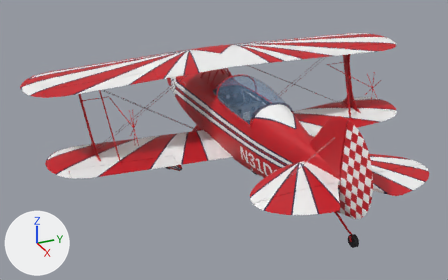
The glTF model unity/Assets/_Project/Resources/Models/pitts-s2b-like/pitts-s2b-like-own.glb, before and after one commit.
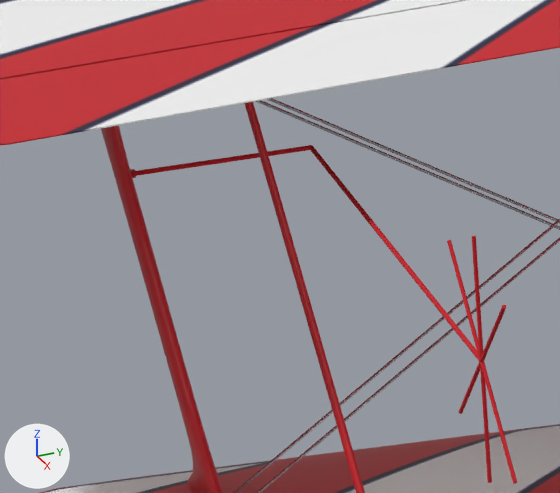
The first picture shows the older version from a camera (50 mm lens) standing at (8.43, -3.79, 3.45) and looking at (0.84, -0.38, -0.34). The close-ups show the older and then the newer version on the part from 14% to 32% of the width and 27% to 53% of the height of that picture. Only the edits that show in the close-ups are written down. The axes (+X, +Y, +Z) are drawn at lower left. The lights are the same throughout.

The scene before the commit, as lines of its bpy script (objects in view):
```python
me_sight_l_fitting = bpy.data.meshes.new('Sight_L_Fitting')
me_sight_l_fitting.from_pydata(...)  # a 16-sided cylinder along y spanning x 0.061..0.079, y -2.2454..-2.2253, z 0.2916..0.3096
me_sight_l_fitting.materials.append(mat_sight_red)  # red #c81823
me_sight_l_support0 = bpy.data.meshes.new('Sight_L_Support0')
me_sight_l_support0.from_pydata(...)  # a 16-sided cylinder along y spanning x 0.065..0.075, y -2.225..-1.852, z 0.296..0.306
me_sight_l_support0.materials.append(mat_sight_red)  # red #c81823
me_sight_l_support1 = bpy.data.meshes.new('Sight_L_Support1')
me_sight_l_support1.from_pydata(...)  # a 16-sided cylinder along x spanning x 0.07..1.314, y -1.857..-1.847, z 0.296..0.306
me_sight_l_support1.materials.append(mat_sight_red)  # red #c81823
me_strut_interplane = bpy.data.meshes.new('Strut_Interplane')
me_strut_interplane.from_pydata(...)  # 1000 vertices, 1992 faces; spans x -0.34..0.67, y -2.3..2.3, z -0.41..0.57
me_strut_interplane.materials.append(mat_paint_red)  # red #c81824
ob_sight_l_fitting = bpy.data.objects.new('Sight_L_Fitting', me_sight_l_fitting)
ob_sight_l_fitting.location = (0.0, 0.0, 0.0)
ob_sight_l_support0 = bpy.data.objects.new('Sight_L_Support0', me_sight_l_support0)
ob_sight_l_support0.location = (0.0, 0.0, 0.0)
ob_sight_l_support1 = bpy.data.objects.new('Sight_L_Support1', me_sight_l_support1)
ob_sight_l_support1.location = (0.0, 0.0, 0.0)
ob_strut_interplane = bpy.data.objects.new('Strut_Interplane', me_strut_interplane)
ob_strut_interplane.location = (0.0, 0.0, 0.0)
# also in view: 'Sight_L_Minus45' at (1.31, -1.85, 0.3); 'Wire_Bracing' at (1.36, 0.0, 0.01); 'Strut_Slave_L' at (0.49, -1.98, 0.07); 'Sight_L_Vertical' at (1.31, -1.85, 0.3); 'Aileron_UL' at (0.4, -2.0, 0.58)
```
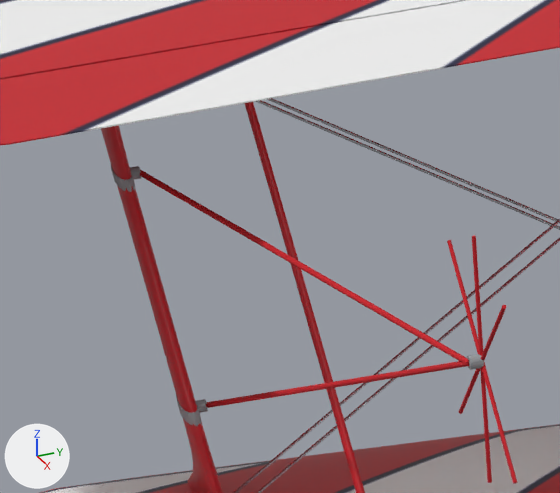
Location of each change, (x1, y1, x2, y2) in pixels of the close-ups (560 x 493 px):
'Sight_L_Main_Tube', added
    after: (140, 170, 469, 364)
'Sight_L_Brace_Tube', added
    after: (206, 361, 469, 408)
'Sight_L_Support1', deleted
    before: (309, 145, 480, 362)
'Sight_L_Support0', deleted
    before: (136, 145, 311, 176)
'Sight_L_Brace_Clamp_Fitting', added
    after: (176, 395, 201, 426)
'Sight_L_Main_Clamp_Fitting', added
    after: (111, 165, 135, 192)
'Sight_L_Hub_Fitting', added
    after: (467, 354, 484, 370)
'Sight_L_Brace_Fitting', added
    after: (196, 399, 208, 413)
'Sight_L_Main_Fitting', added
    after: (130, 166, 141, 179)
'Sight_L_Fitting', deleted
    before: (131, 169, 136, 178)

Patch to the scene script:
```diff
--- a/unity/Assets/_Project/Resources/Models/pitts-s2b-like/pitts-s2b-like-own.glb.py
+++ b/unity/Assets/_Project/Resources/Models/pitts-s2b-like/pitts-s2b-like-own.glb.py
@@ ob_sight_l_support0 @@
-ob_sight_l_support0 = bpy.data.objects.new('Sight_L_Support0', me_sight_l_support0)
@@ ob_sight_l_support1 @@
-ob_sight_l_support1 = bpy.data.objects.new('Sight_L_Support1', me_sight_l_support1)
@@ ob_sight_l_fitting @@
-ob_sight_l_fitting = bpy.data.objects.new('Sight_L_Fitting', me_sight_l_fitting)
@@ ob_sight_l_brace_clamp_fitting @@
+ob_sight_l_brace_clamp_fitting = bpy.data.objects.new('Sight_L_Brace_Clamp_Fitting', me_sight_l_brace_clamp_fitting)  # 128 vertices, 256 faces; spans x 0.201..0.358, y -2.225..-2.186, z -0.162..-0.138; in mat_sight_clamp (grey #999ea2)
+ob_sight_l_brace_clamp_fitting.location = (0.0, 0.0, 0.0)
@@ ob_sight_l_main_clamp_fitting @@
+ob_sight_l_main_clamp_fitting = bpy.data.objects.new('Sight_L_Main_Clamp_Fitting', me_sight_l_main_clamp_fitting)  # 128 vertices, 256 faces; spans x -0.011..0.143, y -2.272..-2.233, z 0.289..0.313; in mat_sight_clamp (grey #999ea2)
+ob_sight_l_main_clamp_fitting.location = (0.0, 0.0, 0.0)
@@ ob_sight_l_brace_fitting @@
+ob_sight_l_brace_fitting = bpy.data.objects.new('Sight_L_Brace_Fitting', me_sight_l_brace_fitting)  # a 16-sided cylinder along y spanning x 0.275..0.301, y -2.1979..-2.1679, z -0.1629..-0.1368; in mat_sight_clamp (grey #999ea2)
+ob_sight_l_brace_fitting.location = (0.0, 0.0, 0.0)
@@ ob_sight_l_brace_tube @@
+ob_sight_l_brace_tube = bpy.data.objects.new('Sight_L_Brace_Tube', me_sight_l_brace_tube)  # 32 vertices, 60 faces; spans x 0.285..1.317, y -2.174..-1.871, z -0.155..0.306; in mat_sight_red (red #c81823)
+ob_sight_l_brace_tube.location = (0.0, 0.0, 0.0)
@@ ob_sight_l_main_fitting @@
+ob_sight_l_main_fitting = bpy.data.objects.new('Sight_L_Main_Fitting', me_sight_l_main_fitting)  # a 16-sided cylinder along y spanning x 0.0548..0.0808, y -2.2454..-2.2154, z 0.2876..0.3136; in mat_sight_clamp (grey #999ea2)
+ob_sight_l_main_fitting.location = (0.0, 0.0, 0.0)
@@ ob_sight_l_main_tube @@
+ob_sight_l_main_tube = bpy.data.objects.new('Sight_L_Main_Tube', me_sight_l_main_tube)  # 32 vertices, 60 faces; spans x 0.066..1.316, y -2.221..-1.871, z 0.295..0.307; in mat_sight_red (red #c81823)
+ob_sight_l_main_tube.location = (0.0, 0.0, 0.0)
@@ ob_sight_l_hub_fitting @@
+ob_sight_l_hub_fitting = bpy.data.objects.new('Sight_L_Hub_Fitting', me_sight_l_hub_fitting)  # a 16-sided cylinder along y spanning x 1.301..1.327, y -1.8768..-1.8518, z 0.2876..0.3136; in mat_sight_clamp (grey #999ea2)
+ob_sight_l_hub_fitting.location = (0.0, 0.0, 0.0)
```
